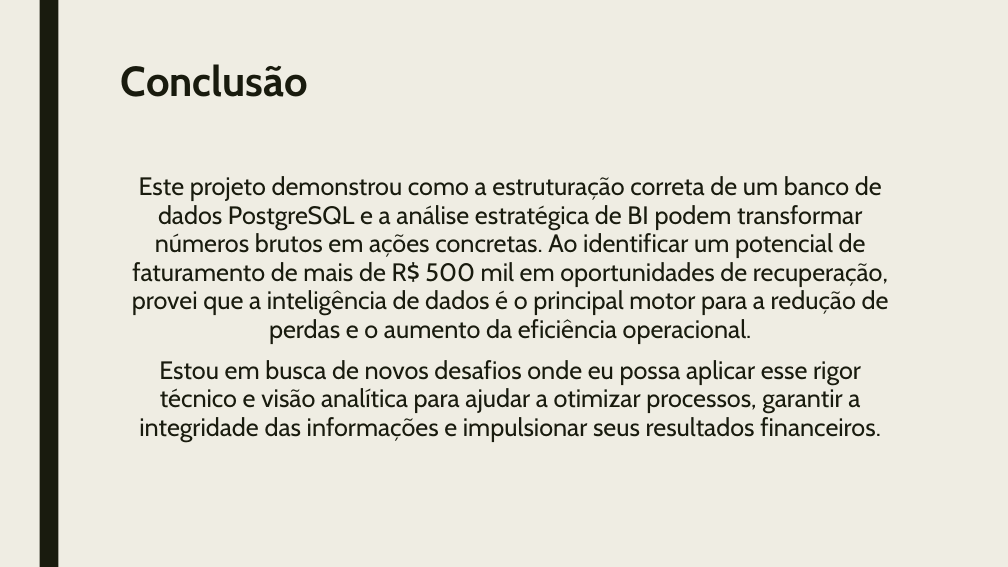
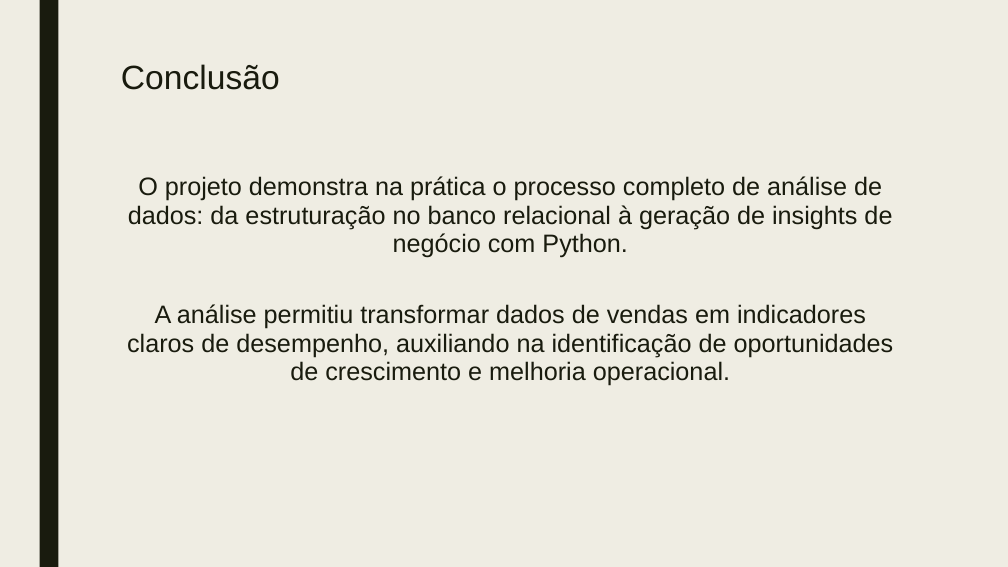
Before and after one commit to Halina23/Portfolio-Halina-Oliveira, a slide deck: slide 12 of Halina Oliveira.Portfolio.pptx (slide 11 before the commit). Drawn at 1008x567 pixels with LibreOffice and Linux fonts; fonts in the diff are those of the drawing. Boxes give left, top, right and bottom in pixels: in the first picture for what was removed or moved away, otherwise in the second. Text is boxed around its words. In the diff, an @@ line names an element or a change of style, - is before the commit and + after.

```diff
--- a/Halina Oliveira.Portfolio.pptx
+++ b/Halina Oliveira.Portfolio.pptx
@@ title "Conclusão" at (x1=121, y1=64, x2=280, y2=90): size 40 to 32 pt, font Cabin to Arial, bold off @@
@@ text at (x1=127, y1=176, x2=894, y2=386): text changed; size 24.1 to 24 pt; font Cabin to Arial @@
-Este projeto demonstrou como a estruturação correta de um banco de dados PostgreSQL e a análise estratégica de BI podem transformar números brutos em ações concretas. Ao identificar um potencial de faturamento de mais de R$ 500 mil em oportunidades de recuperação, provei que a inteligência de dados é o principal motor para a redução de perdas e o aumento da eficiência operacional.
-Estou em busca de novos desafios onde eu possa aplicar esse rigor técnico e visão analítica para ajudar a otimizar processos, garantir a integridade das informações e impulsionar seus resultados financeiros.
+O projeto demonstra na prática o processo completo de análise de dados: da estruturação no banco relacional à geração de insights de negócio com Python.
+A análise permitiu transformar dados de vendas em indicadores claros de desempenho, auxiliando na identificação de oportunidades de crescimento e melhoria operacional.
```
Also in this commit, not shown: 4 other slides changed, 9 slides added, 7 slides removed.
